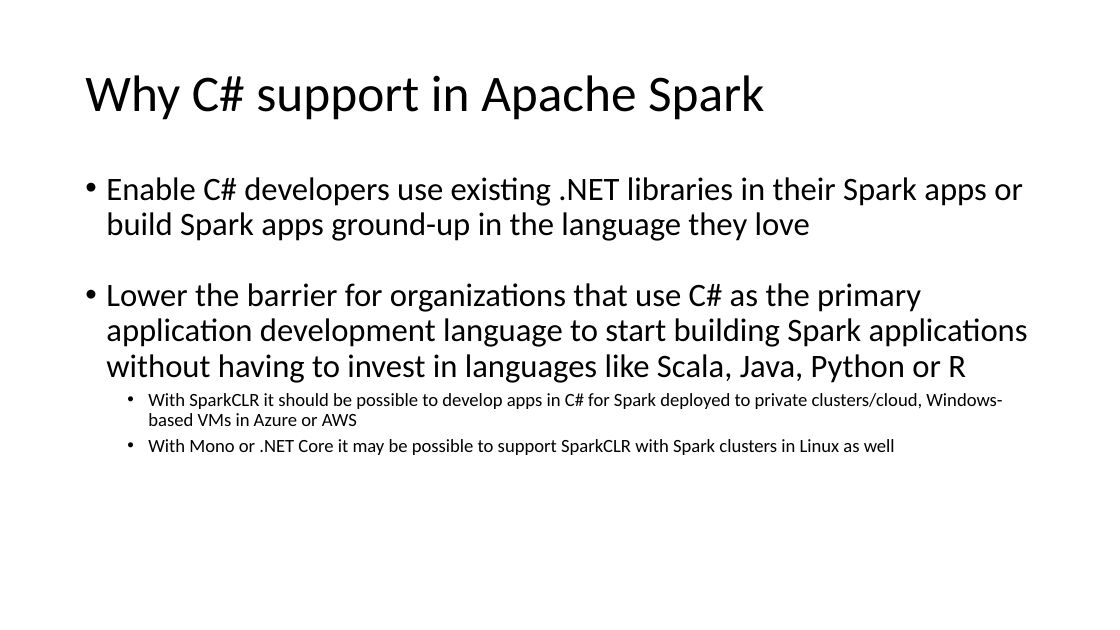
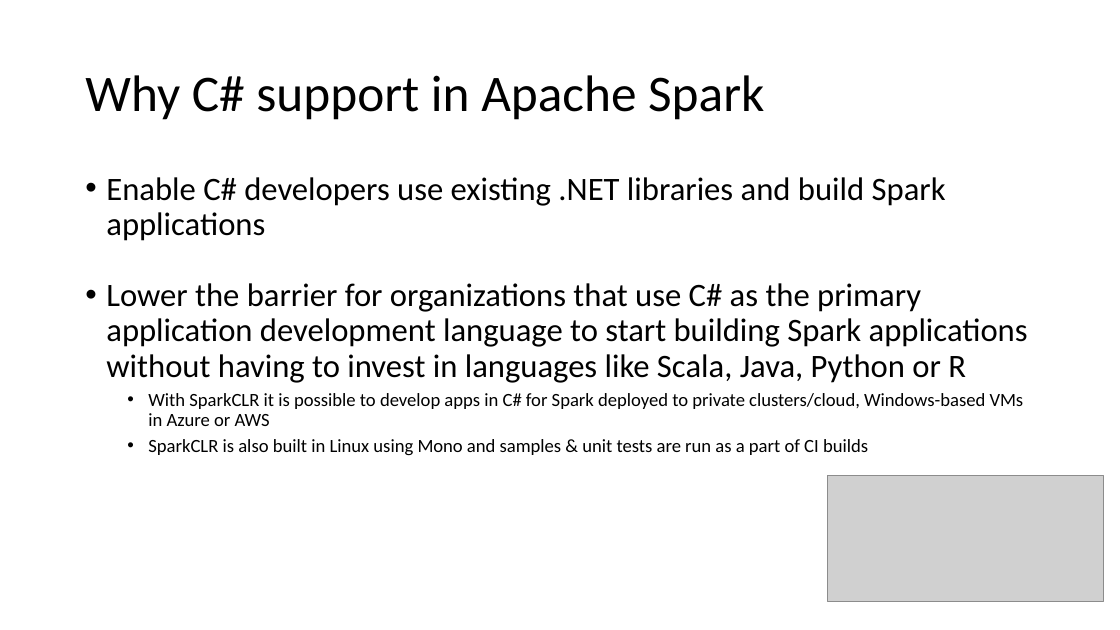
Before and after one commit to microsoft/Mobius, a slide deck: slide 3 of docs/SparkCLR.pptx. Drawn at 1120x630 pixels with LibreOffice and Linux fonts; fonts in the diff are those of the drawing; grey boxes stand for pictures. Boxes give left, top, right and bottom in pixels: in the first picture for what was removed or moved away, otherwise in the second. Text is boxed around its words. In the diff, an @@ line names an element or a change of style, - is before the commit and + after.

```diff
--- a/docs/SparkCLR.pptx
+++ b/docs/SparkCLR.pptx
@@ text at (106,177,946,241): text changed @@
-• Enable C# developers use existing .NET libraries in their Spark apps or build Spark apps ground-up in the language they love
+• Enable C# developers use existing .NET libraries and build Spark applications
@@ text at (148,393,1024,456): text changed @@
-  • With SparkCLR it should be possible to develop apps in C# for Spark deployed to private clusters/cloud, Windows-based VMs in Azure or AWS
-  • With Mono or .NET Core it may be possible to support SparkCLR with Spark clusters in Linux as well
+  • With SparkCLR it is possible to develop apps in C# for Spark deployed to private clusters/cloud, Windows-based VMs in Azure or AWS
+  • SparkCLR is also built in Linux using Mono and samples & unit tests are run as a part of CI builds
@@ picture added at (828,476,1104,602) @@
```
Also in this commit, not shown: 8 other slides changed, 1 slide added, 6 slides removed, 1 other file.
